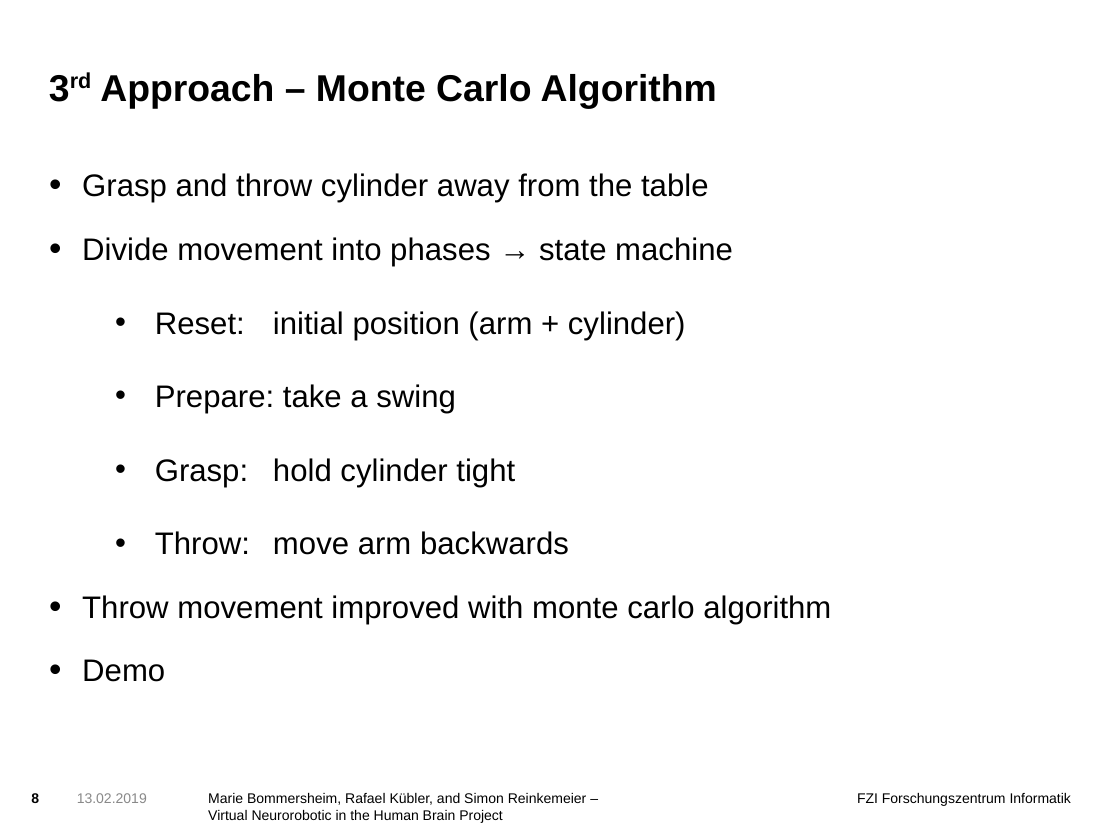
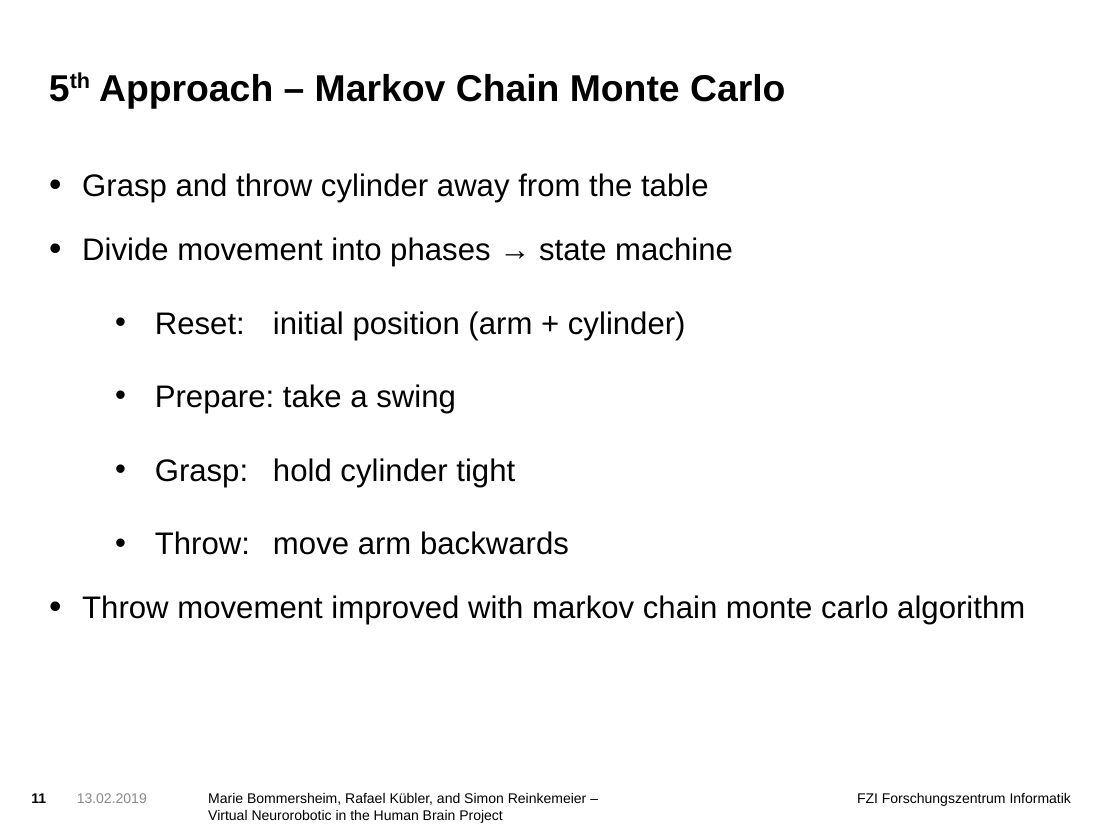
Before and after one commit to simonre/hbpprak_2018_throwing, a slide deck: slide 11 of Präsentation.odp (slide 8 before the commit). Drawn at 1120x840 pixels with LibreOffice and Linux fonts; fonts in the diff are those of the drawing; background and template pictures are left out. Boxes give left, top, right and bottom in pixels: in the first picture for what was removed or moved away, otherwise in the second. Text is boxed around its words. In the diff, an @@ line names an element or a change of style, - is before the commit and + after.

```diff
--- a/Präsentation.odp
+++ b/Präsentation.odp
@@ title at <box>99,74,785,108</box>: text changed @@
-3rd Approach – Monte Carlo Algorithm
+5th Approach – Markov Chain Monte Carlo
@@ text at <box>82,595,1025,624</box>: text changed @@
-• Throw movement improved with monte carlo algorithm
-• Demo
+• Throw movement improved with markov chain monte carlo algorithm
@@ page number at <box>31,793,46,803</box>: text changed @@
-8
+11
```
Also in this commit, not shown: 6 other slides changed, 5 slides added, 1 slide removed, 12 other files.
